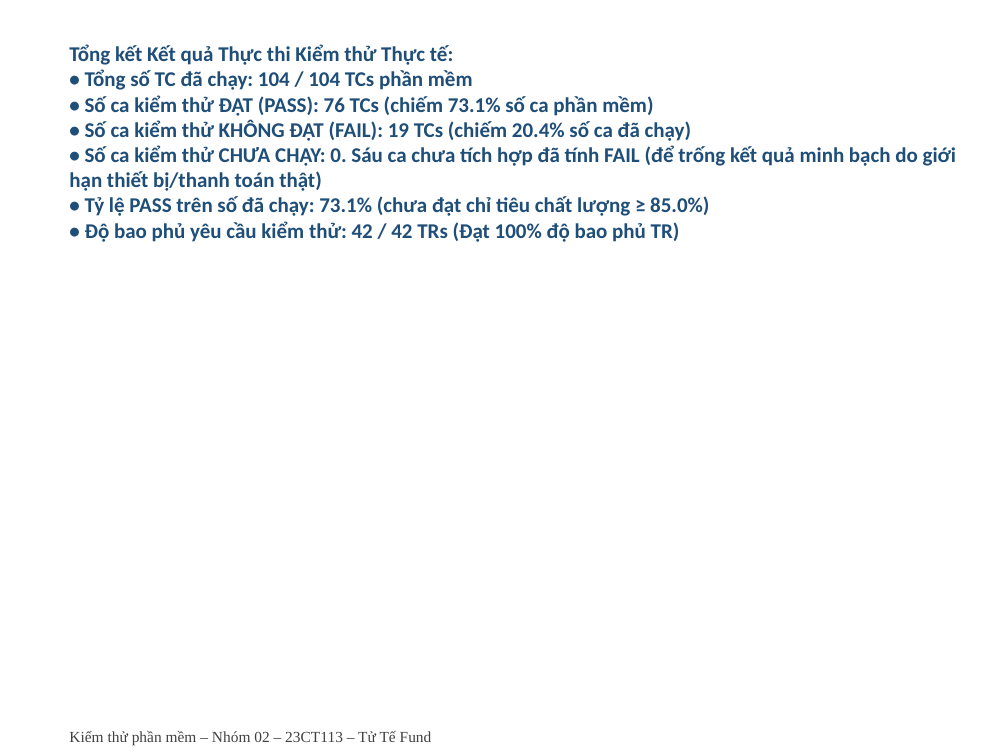
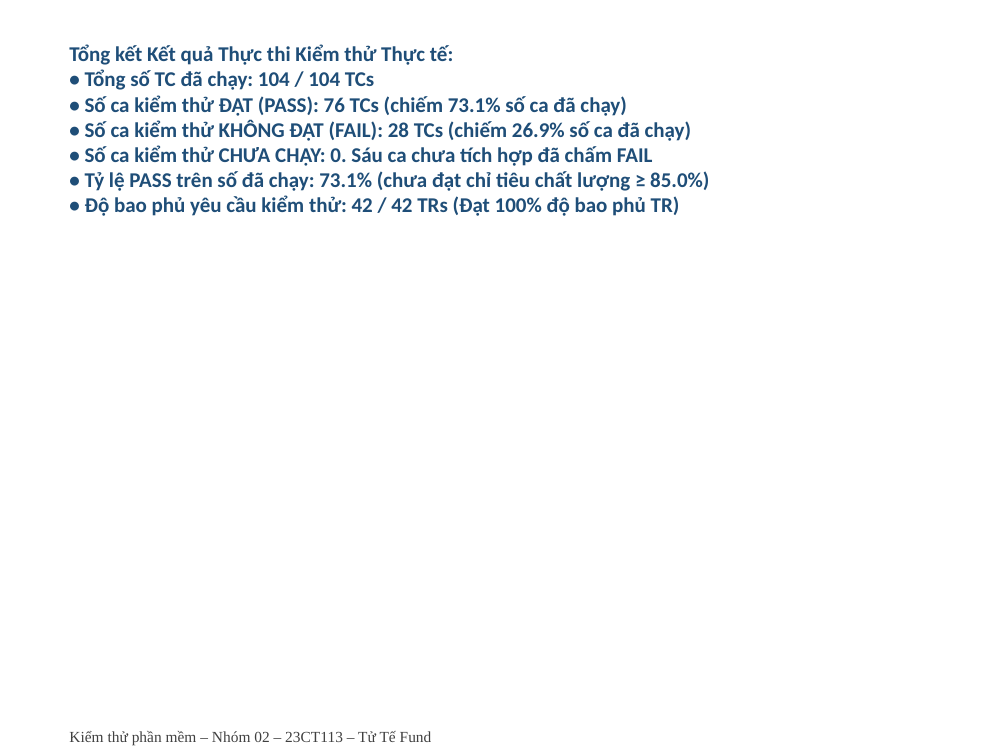
Before and after one commit to Escanor292/test, a slide deck: slide 7 of 23CT113_Nhom02_NenTangCrowdfunding(TuTeFund)/Word+ppt Báo Cáo/Ppt Báo cáo Nhóm 2 - 23CT113.pptx. Drawn at 1008x756 pixels with LibreOffice and Linux fonts; fonts in the diff are those of the drawing. Boxes give left, top, right and bottom in pixels: in the first picture for what was removed or moved away, otherwise in the second. Text is boxed around its words. In the diff, an @@ line names an element or a change of style, - is before the commit and + after.

Commit message:
Đồng bộ 104 test case và dọn bằng chứng trùng.
Bỏ ca giao sách in, dẫn hết file evidence từ Excel, giữ ngày họp mới và cập nhật số liệu theo kết quả thật.

```diff
--- a/23CT113_Nhom02_NenTangCrowdfunding(TuTeFund)/Word+ppt Báo Cáo/Ppt Báo cáo Nhóm 2 - 23CT113.pptx
+++ b/23CT113_Nhom02_NenTangCrowdfunding(TuTeFund)/Word+ppt Báo Cáo/Ppt Báo cáo Nhóm 2 - 23CT113.pptx
@@ text at box(69, 44, 709, 216): text changed @@
-Tổng kết Kết quả Thực thi Kiểm thử Thực tế:
-• Tổng số TC đã chạy: 104 / 104 TCs phần mềm
-• Số ca kiểm thử ĐẠT (PASS): 76 TCs (chiếm 73.1% số ca phần mềm)
-• Số ca kiểm thử KHÔNG ĐẠT (FAIL): 19 TCs (chiếm 20.4% số ca đã chạy)
-• Số ca kiểm thử CHƯA CHẠY: 0. Sáu ca chưa tích hợp đã tính FAIL (để trống kết quả minh bạch do giới hạn thiết bị/thanh toán thật)
-• Tỷ lệ PASS trên số đã chạy: 73.1% (chưa đạt chỉ tiêu chất lượng ≥ 85.0%)
-• Độ bao phủ yêu cầu kiểm thử: 42 / 42 TRs (Đạt 100% độ bao phủ TR)
+Tổng kết Kết quả Thực thi Kiểm thử Thực tế:
+• Tổng số TC đã chạy: 104 / 104 TCs
+• Số ca kiểm thử ĐẠT (PASS): 76 TCs (chiếm 73.1% số ca đã chạy)
+• Số ca kiểm thử KHÔNG ĐẠT (FAIL): 28 TCs (chiếm 26.9% số ca đã chạy)
+• Số ca kiểm thử CHƯA CHẠY: 0. Sáu ca chưa tích hợp đã chấm FAIL
+• Tỷ lệ PASS trên số đã chạy: 73.1% (chưa đạt chỉ tiêu chất lượng ≥ 85.0%)
+• Độ bao phủ yêu cầu kiểm thử: 42 / 42 TRs (Đạt 100% độ bao phủ TR)
```
Also in this commit, not shown: 4 other slides changed, 11 other files.
